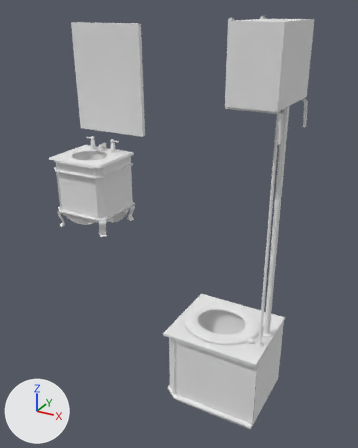
The Blender file Assets/models/floor_2/bathroom_n/sink_armature.blend: old version first, new version second.
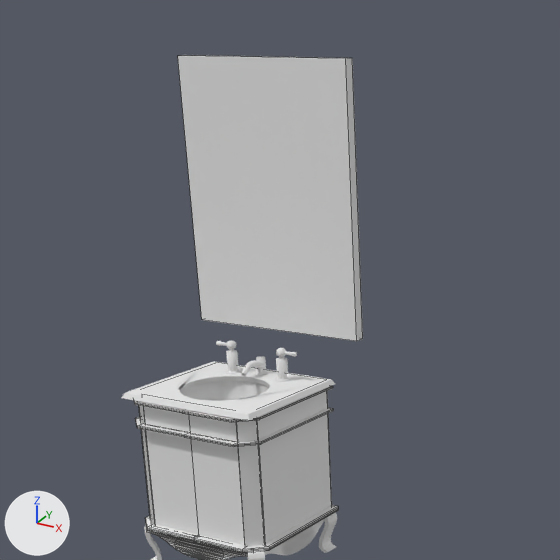
Old and new are each drawn whole from a 50 mm camera at (-0.81, -4.11, 4.14) aimed at (-4.0, 1.68, 1.24) and again close up on the part from 0% to 63% of the width and 0% to 50% of the height. Arrows for +X, +Y and +Z are at lower left; the lights stay in place. The close-ups show mesh edges as thin lines.

Script lines for the objects in view, before the commit:
```python
me_cube_004 = bpy.data.meshes.new('Cube.004')
me_cube_004.from_pydata(...)  # 24 vertices, 18 faces; spans x -1.0..1.15, y -1.0..0.0, z -1.0..1.0
me_cube_004.materials.append(mat_sink)  # its picture is missing
me_mesh_001 = bpy.data.meshes.new('Mesh.001')
me_mesh_001.from_pydata(...)  # 96 vertices, 92 faces; spans x -0.9..0.9, y -0.26..0.15, z 0.0
me_mesh_001.materials.append(mat_sink)  # its picture is missing
me_plane_006 = bpy.data.meshes.new('Plane.006')
me_plane_006.from_pydata(...)  # a box spanning x -1.0..1.0, y -1.0..1.0, z 0.0..0.17
me_plane_006.materials.append(mat_mirror)  # its picture is missing
ob_bottom_trim_center = bpy.data.objects.new('bottom_trim_center', me_mesh_001)
ob_bottom_trim_center.parent = ob_sink
ob_bottom_trim_center.matrix_parent_inverse = Matrix(((1.0, 0.0, 0.0, 0.0), (0.0, 1.0, 0.0, 0.0), (0.0, 0.0, 1.0, -2.911), (0.0, 0.0, 0.0, 1.0)))
ob_bottom_trim_center.location = (-0.881, 0.0, 0.436)
ob_bottom_trim_center.rotation_euler = (1.745, 0.0, 1.571)  # degrees (100, 0, 90)
ob_bottom_trim_center.scale = (1.15, 0.953, 0.999)
ob_mirror = bpy.data.objects.new('mirror', me_plane_006)
ob_mirror.location = (-6.672, 3.815, 2.858)
ob_mirror.rotation_euler = (1.588, 0.0, 0.0)  # degrees (91, 0, 0)
ob_mirror.scale = (0.75, 1.0, 0.5)
ob_trim_top = bpy.data.objects.new('trim_top', me_cube_004)
ob_trim_top.parent = ob_sink
ob_trim_top.matrix_parent_inverse = Matrix(((1.0, 0.0, 0.0, 0.0), (0.0, 1.0, 0.0, 0.0), (0.0, 0.0, 1.0, -2.911), (0.0, 0.0, 0.0, 1.0)))
ob_trim_top.location = (0.00705, 0.0, 2.788)
ob_trim_top.scale = (1.0, 1.18, 0.0201)
_m = ob_trim_top.modifiers.new('Mirror', 'MIRROR')
_m.use_axis = (False, True, False)
# also in view: 'trim_top.001' at (-6.67, 3.1, 1.32); 'base' at (-6.67, 3.13, 1.03); 'basin' at (-6.67, 3.06, 1.32); 'trim_front_legs' at (-6.67, 2.67, 1.01); 'trim_bottom' at (-6.67, 3.1, 0.5)
```
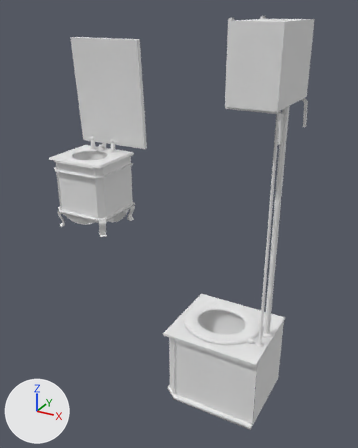
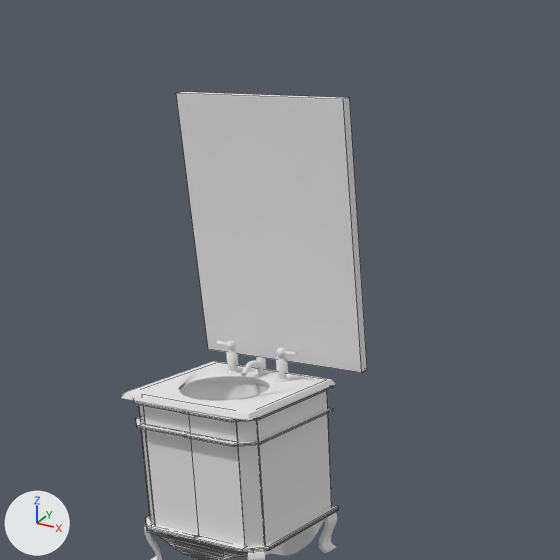
Location of each change, [x1, y1, x2, y2] in pixels of the close-ups (560 x 560 px):
'mirror', moved, turned
    before: [178, 55, 363, 341]
    after: [176, 92, 367, 373]

The change, as a list of edits to the scene's bpy script:
```text
Change ob_mirror:
    ob_mirror.location: (-6.672, 3.815, 2.858) -> (-6.672, 3.815, 2.604)
    ob_mirror.rotation_euler: (1.588, 0.0, 0.0) -> (1.64, 0.0, 0.0)  # degrees (91, 0, 0) -> degrees (94, 0, 0)
```
